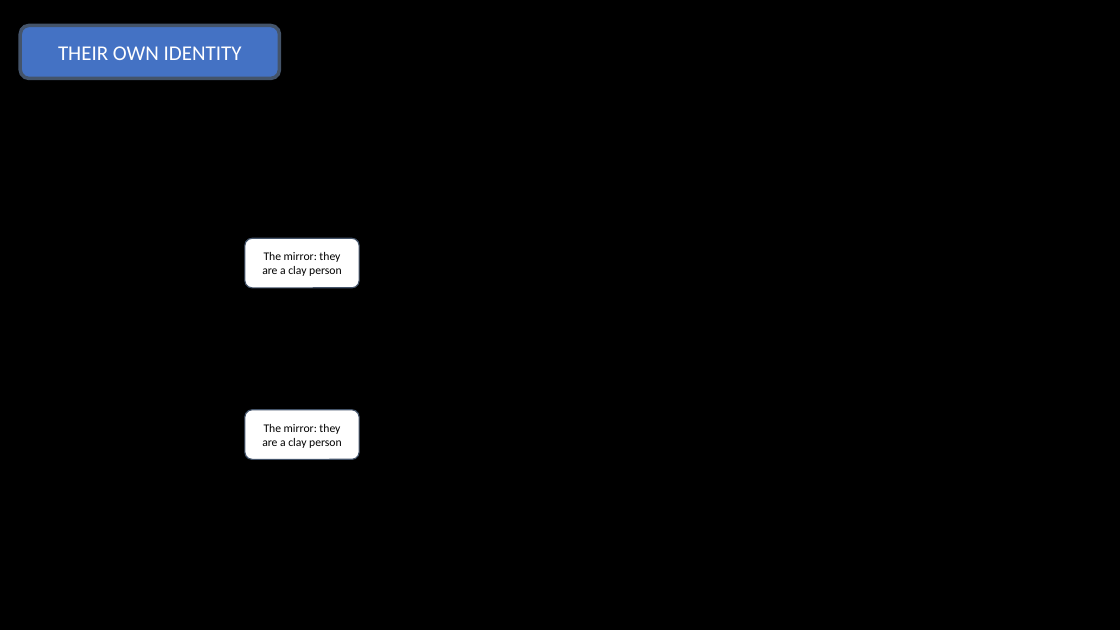
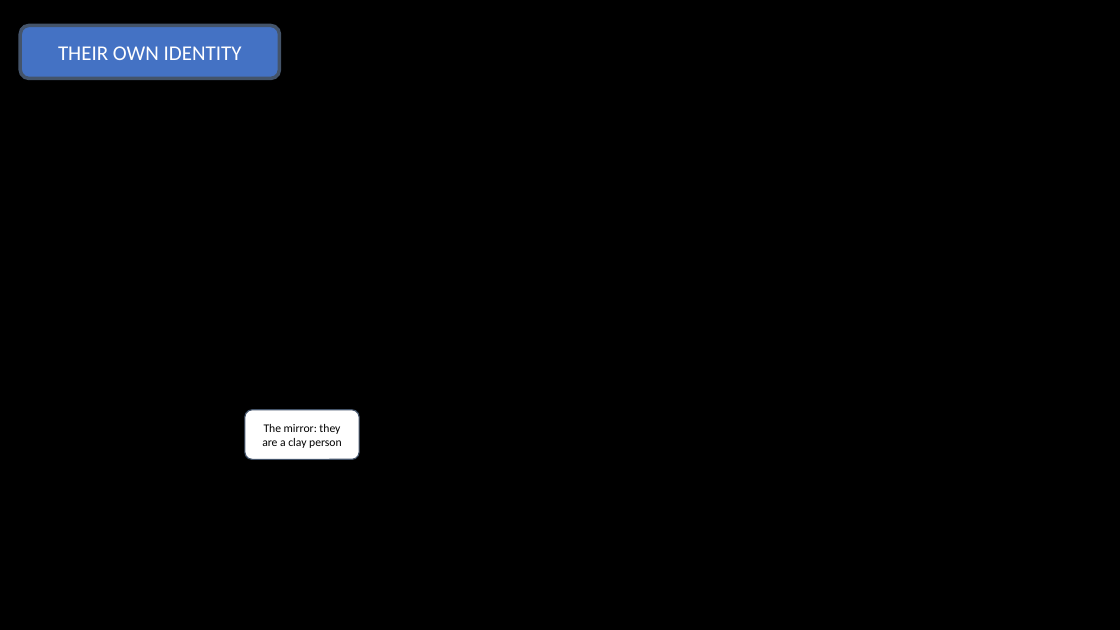
Before and after one commit to Tchetchouille/ijo-musi, a slide deck: slide 7 of Design Documents/Narration/Narrative Map.pptx. Drawn at 1120x630 pixels with LibreOffice and Linux fonts; fonts in the diff are those of the drawing. Boxes give left, top, right and bottom in pixels: in the first picture for what was removed or moved away, otherwise in the second. Text is boxed around its words. In the diff, an @@ line names an element or a change of style, - is before the commit and + after.

```diff
--- a/Design Documents/Narration/Narrative Map.pptx
+++ b/Design Documents/Narration/Narrative Map.pptx
@@ rounded rectangle removed at bbox=[245, 239, 360, 288] @@
-The mirror: they are a clay person
```
Also in this commit, not shown: 4 other slides changed, 19 other files.
